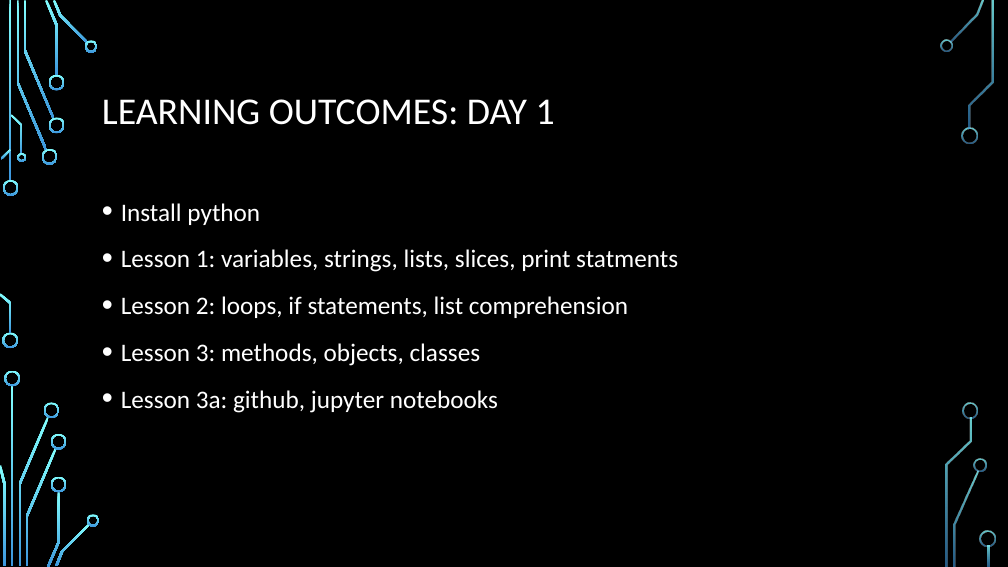
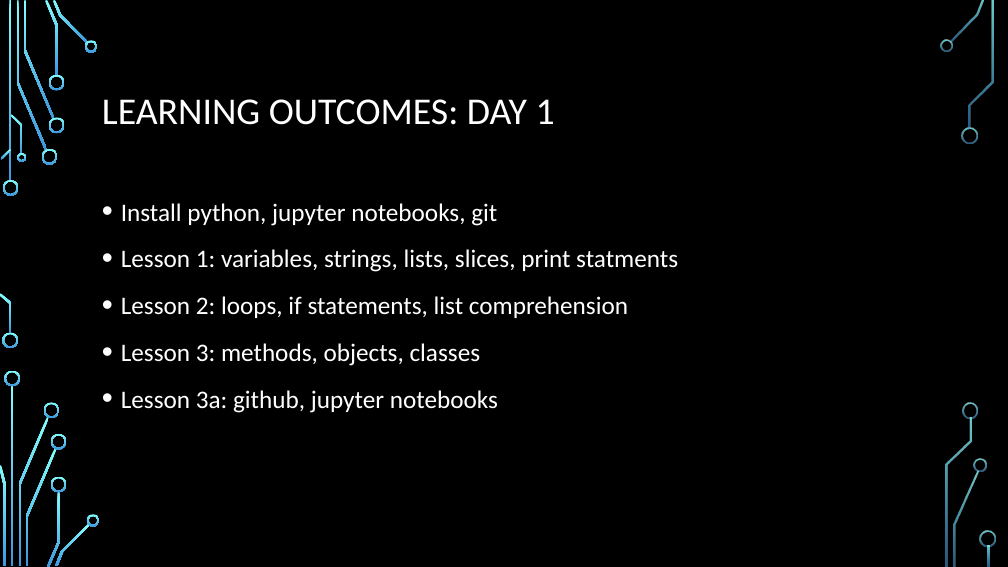
Before and after one commit to jamesgawley/python, a slide deck: slide 2 of learning_outcomes.pptx. Drawn at 1008x567 pixels with LibreOffice and Linux fonts; fonts in the diff are those of the drawing; background and template pictures are left out. Boxes give left, top, right and bottom in pixels: in the first picture for what was removed or moved away, otherwise in the second. Text is boxed around its words. In the diff, an @@ line names an element or a change of style, - is before the commit and + after.

```diff
--- a/learning_outcomes.pptx
+++ b/learning_outcomes.pptx
@@ text at [121,203,497,226]: text changed @@
-• Install python
+• Install python, jupyter notebooks, git
```
Also in this commit, not shown: 1 other slide changed, 10 other files.
